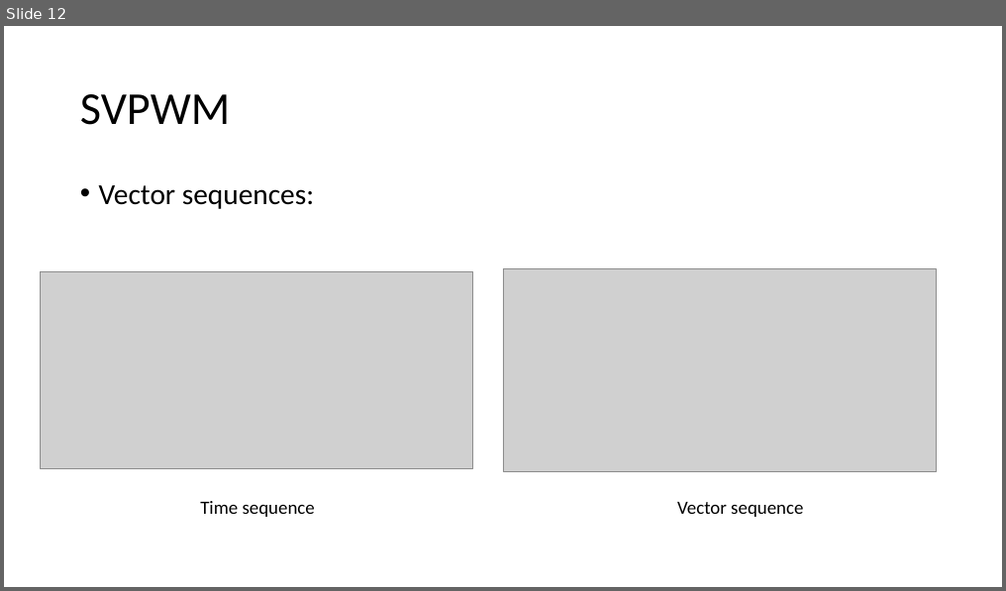
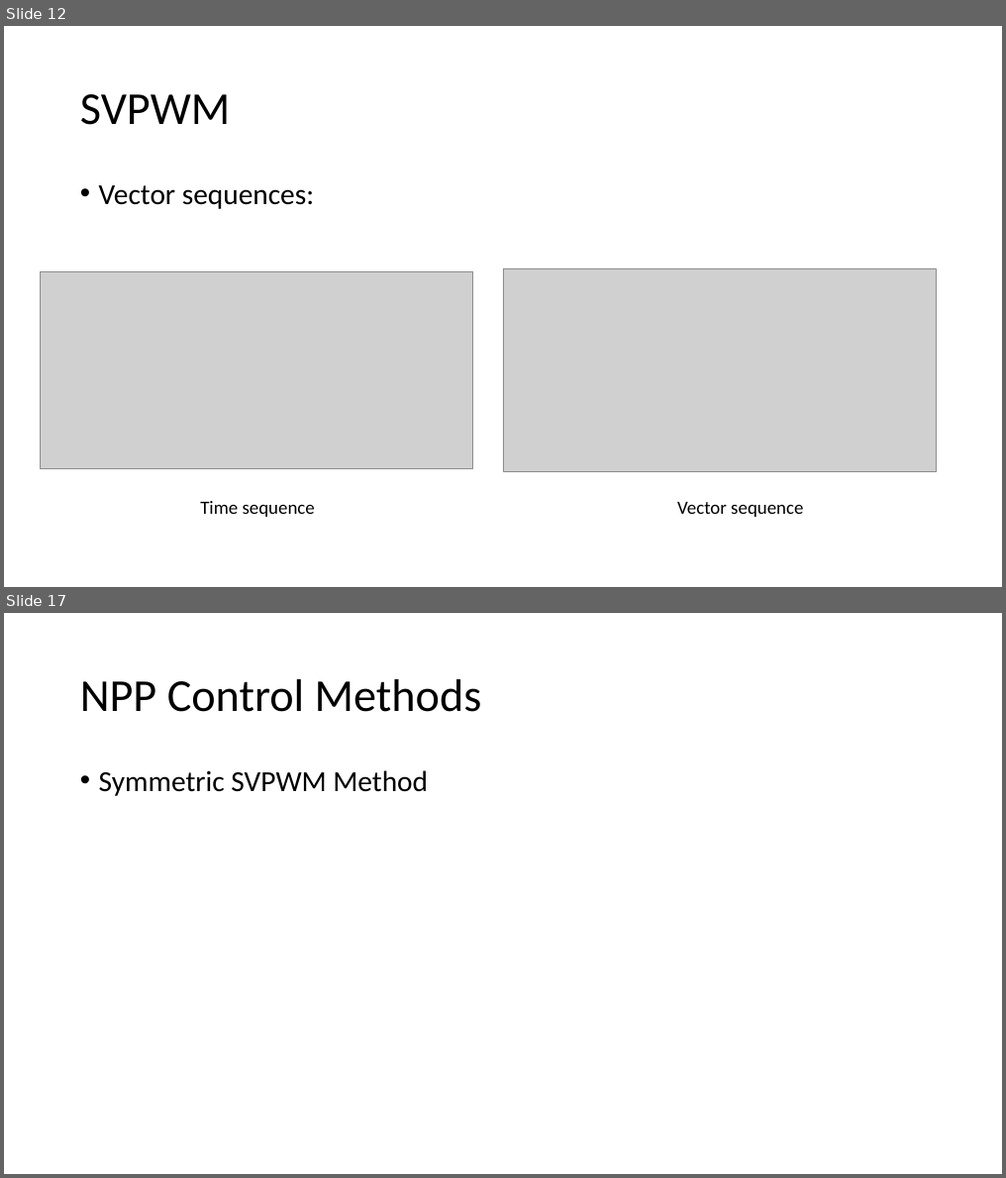
Before and after one commit to ahmetcan-akuz/Thesis, a slide deck: Reports/3-Level NPC Inverter Structure.pptx. Shown one above the other, each under a label of ours: slide 12 before the commit, slides 12 and 17 after it; the slides between them are not shown. The pictures are 1006x591 and 1006x1178 pixels, drawn with LibreOffice and Linux fonts; fonts in the diff are those of the drawing; grey boxes stand for pictures. Boxes give left, top, right and bottom in pixels: in the first picture for what was removed or moved away, otherwise in the second. Text is boxed around its words. In the diff, an @@ line names an element or a change of style, - is before the commit and + after.

Commit message:
NTV control method

```diff
--- a/Reports/3-Level NPC Inverter Structure.pptx
+++ b/Reports/3-Level NPC Inverter Structure.pptx
@@ slide 17 added at box(4, 613, 1002, 1174), background #FFFFFF @@
@@ title added at box(80, 679, 482, 712), 44 pt, text #000000 @@
+NPP Control Methods
@@ text added at box(99, 770, 428, 796), 28 pt, text #000000 @@
+• Symmetric SVPWM Method
```
Also in this commit, not shown: 1 slide changed, 4 other slides added, 2 slides removed, 4 other files.
